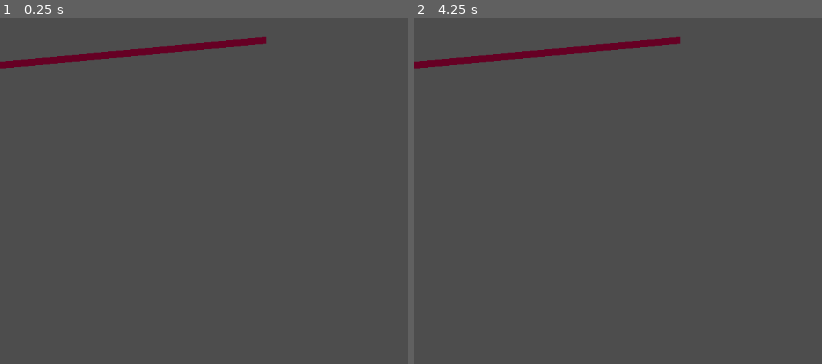
Above: before the commit, frames 1-2 (left to right).
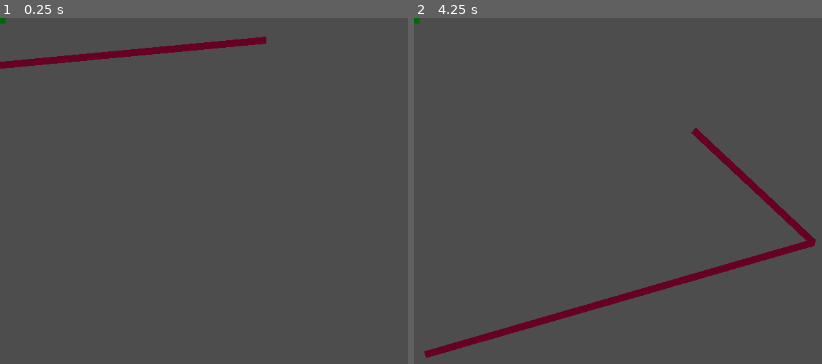
Above: after the commit, the same moments.

Repository: kit-solent/refrigerate
Game: Godot game, scene res://portals/portal.tscn
Same seed, same stepped clock (60 frames per second), same inputs: the game is played once before the commit and once after it. This scene is started directly instead of the project's main scene.
Inputs (mouse positions are in pixels of both pictures, inside the frame that each line leads up to):
- Up to frame 1 (0.25 s): no input
- Up to frame 2 (4.25 s): tap Enter at 0.5, 2, 3.5 s; move the mouse to (773, 332) at 0.52 s; hold Right (player right) 0.53-2.03 s; tap Up (player jump) at 0.77, 1.52, 3.02, 3.77 s; tap Space at 1.25, 2.75 s; move the mouse to (outside the picture) at 1.27 s; move the mouse to (573, 173) at 2.02 s; hold Left (player left) from 2.03 s (still down); move the mouse to (outside the picture) at 2.77 s; move the mouse to (695, 128) at 3.52 s; tap ` (debug key) at 4.15 s

The runs differ from the first frame. In frame 1, less than 0.1% of the frame differs, in the area x 0-2%, y 0-2%; in frame 2, 4.3%, in the area x 0-99%, y 0-99%.

Commit message:
SaveBot commit at 2024-11-01 16:48:40

Diff:
--- a/portals/portal.gd
+++ b/portals/portal.gd
@@ -9,33 +9,24 @@
 	$sub_viewport.world_2d
 
 func _process(delta: float):
-	pass # use set_view here.
+	if Input.is_action_just_pressed("debug key"):
+		$marker_2d.global_position = get_global_mouse_position()
+		get_cast_point($marker_2d.position, get_viewport_rect().get_center(), get_viewport_rect())
 
-func set_view(target:Node):
-	var target_pos = to_local(target.global_position)
-	var viewport_rect = get_viewport_rect()
+func fix_angle(angle:float):
+	"""
+	Forces angle to be positive.
+	"""
+	if angle < 0:
+		angle += 2 * PI
 
-	# the coordinates of the corners of the viewport rectangle relative to our origin.
-	var viewport_top_left = to_local(viewport_rect.position)
-	var viewport_top_right = viewport_top_left + Vector2.RIGHT * viewport_rect.size.x
-	var viewport_bottom_left = viewport_top_left + Vector2.DOWN * viewport_rect.size.y
-	var viewport_bottom_right = viewport_top_right + Vector2.DOWN * viewport_rect.size.y
-
-	$line_2d2.points = [
-		viewport_top_left * 0.9,
-		viewport_top_right * 0.9,
-		viewport_bottom_right * 0.9,
-		viewport_bottom_left * 0.9
-	]
-
-	var points = [point_a,point_b]
-
-	$view.polygon = points
-	#$line_2d2.points = points
+	return float(angle)
 
 func get_cast_point(target:Vector2, cast_point:Vector2, bounds:Rect2):
 	"""
 	NOTE: target, cast_point, and bounds are all in local coords.
+	target is the position from which the line is cast.
+	cast_point is the point towards which the line is cast.
 	"""
 
 	if not (bounds.has_point(target) and bounds.has_point(cast_point)):
@@ -48,36 +39,118 @@
 	var viewport_bottom_left  = viewport_top_left  + Vector2.DOWN  * bounds.size.y
 	var viewport_bottom_right = viewport_top_right + Vector2.DOWN  * bounds.size.y
 
-	var angle_tl = target.angle_to_point(viewport_top_left)
-	var angle_tr = target.angle_to_point(viewport_top_right)
-	var angle_bl = target.angle_to_point(viewport_bottom_left)
-	var angle_br = target.angle_to_point(viewport_bottom_right)
+	# the angles from the cast_point to the corners of the screen.
+	var angle_tl = fix_angle(target.angle_to_point(viewport_top_left))
+	var angle_tr = fix_angle(target.angle_to_point(viewport_top_right))
+	var angle_bl = fix_angle(target.angle_to_point(viewport_bottom_left))
+	var angle_br = fix_angle(target.angle_to_point(viewport_bottom_right))
 
-	var angle = target.angle_to_point(cast_point)
+	# the angles pointing directly up, down, left, and right.
+	var angle_right = 0
+	var angle_down  = 1 * PI/4
+	var angle_left  = 2 * PI/4
+	var angle_up    = 3 * PI/4
 
-	var direction = cast_point - target
-	var xMult = 0
-	var yMult = 0
+	# the angle from the target to the cast point.
+	var angle = fix_angle(target.angle_to_point(cast_point))
 
-	if direction.x != 0:
-		if direction.x > 0:
-			print(viewport_top_right.x - target.x)
-			print(direction.x)
-			xMult = (viewport_top_right.x - target.x)/direction.x
-		else:
-			print(viewport_top_left.x - target.x)
-			print(direction.x)
-			xMult = (viewport_top_left.x - target.x)/direction.x
+	# the edge which the line will intersect as a Vector2.
+	# Vector2.UP reperesents the top edge, Vector2.RIGHT reperesents the right edge etc.
+	var edge:Vector2
 
-	print(xMult)
+	# the point at which the line intersects the edge of the view.
+	var intersect:Vector2
 
-	# so that the angle is only ever positive
-	if angle < 0:
-		angle += 2*PI
+	# the distance from the target to the edge towards which it point.
+	var dist:float
+	# a variable used for internal right angle triangle calculations
+	var theta:float
+	# the distance from the target to the intersect point along the other angle to dist
+	var distance:float
+	# this reperesents the sign on distance. true is positive and false is negative.
+	var dsign:bool
 
+	# calculate which edge the line points towards based on the angle.
+	# also calculate the point of intersection.
+	if angle_br < angle and angle < angle_bl:
+		edge = Vector2.DOWN
 
-func to_local_rect(rect:Rect2):
-	"""
-	Converts a rect in global coordinates to local coordinates.
-	"""
-	return Rect2(to_local(rect.position), rect.size)
+		# calculate the vertical distance from the target to the bottom edge.
+		dist = viewport_bottom_left.y - target.y
+
+		if angle < angle_down:
+			# the angle is to the right of straight down.
+			theta = PI/4 - angle
+			dsign = true
+		elif angle >= angle_down:
+			# the angle is to the left of or is straight down.
+			theta = angle - PI/4
+			dsign = false
+
+		distance = abs(dist) * tan(theta)
+
+		intersect = Vector2((1 if dsign else -1) * distance, dist)
+
+	elif angle_bl < angle and angle < angle_tl:
+		edge = Vector2.LEFT
+
+		# calculate the horrisontal distance from the target to the left edge.
+		dist = viewport_top_left - target.x
+
+		if angle < angle_left:
+			# the angle is below straight left.
+			theta = PI - angle
+			dsign = true
+		elif angle >= angle_left:
+			# the angle is above or is straight left.
+			theta = angle - PI
+			dsign = false
+
+		distance = abs(dist) * tan(theta)
+
+		intersect = Vector2(dist, (1 if dsign else -1) * distance)
+
+	elif angle_tl < angle and angle < angle_tr:
+		edge = Vector2.UP
+
+		# calculate the vertical distance from the target to the top edge.
+		dist = viewport_top_left.y - target.y
+
+		if angle < angle_up:
+			# the angle is to the left of straight up.
+			theta = angle - PI
+			dsign = false
+		elif angle >= angle_up:
+			# the angle is to the right of or is straight up.
+			theta = 2*PI - angle
+			dsign = true
+
+		## NOTE: interesting point some of the other theta calculations are just
+		## the negative of their pair. This is actually the case here but 2*PI - angle
+		## is equivalent and prevents negative results.
+
+		distance = abs(dist)/tan(theta)
+
+		intersect = Vector2((1 if dsign else -1) * distance, dist)
+
+	elif (angle > angle_tr) or (angle < angle_br):
+		edge = Vector2.RIGHT
+
+		# calculate the horrisontal distance from the target to the right edge.
+		dist = viewport_top_right.x - target.x
+
+		## NOTE: This angle calculation is slightly different due to the 0 angle being in the middle of the range.
+		if angle < angle_left:
+			# the angle is below or is straight right.
+			theta = angle
+			dsign = true
+		elif angle > angle_left:
+			# the angle is above straight right.
+			theta = 2*PI - angle
+			dsign = false
+
+		distance = abs(dist) * tan(angle)
+
+		intersect = Vector2(dist, (1 if dsign else -1) * distance)
+
+	$line_2d2.points = [target, cast_point, intersect]
--- a/portals/portal.tscn
+++ b/portals/portal.tscn
@@ -29,3 +29,12 @@
 transparent_bg = true
 
 [node name="camera_2d" type="Camera2D" parent="sub_viewport"]
+
+[node name="node_2d" type="Node2D" parent="."]
+
+[node name="color_rect" type="ColorRect" parent="node_2d"]
+offset_left = -8.0
+offset_top = -8.0
+offset_right = 8.0
+offset_bottom = 8.0
+color = Color(0, 0.404145, 0.0269874, 1)
